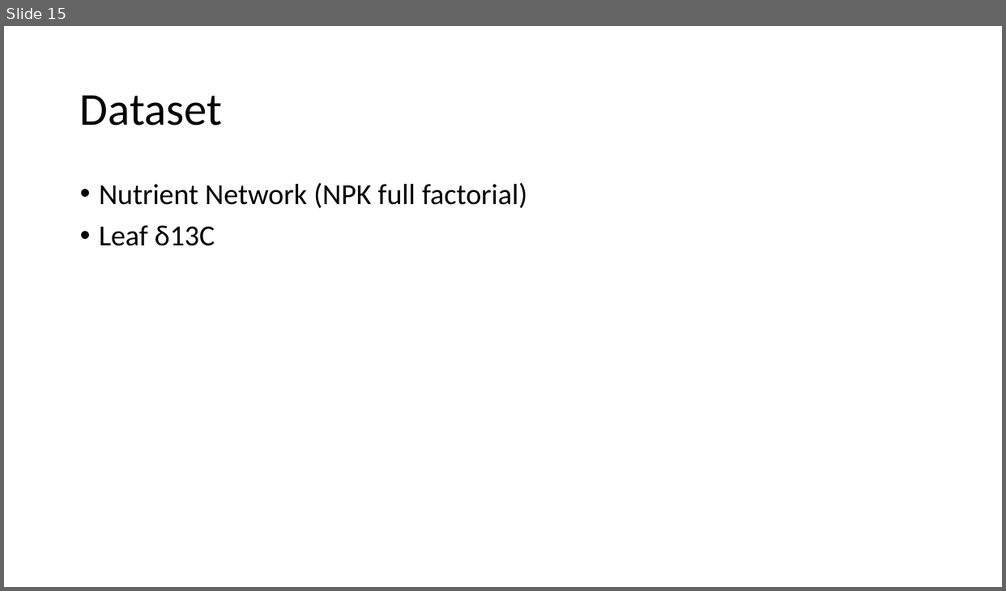
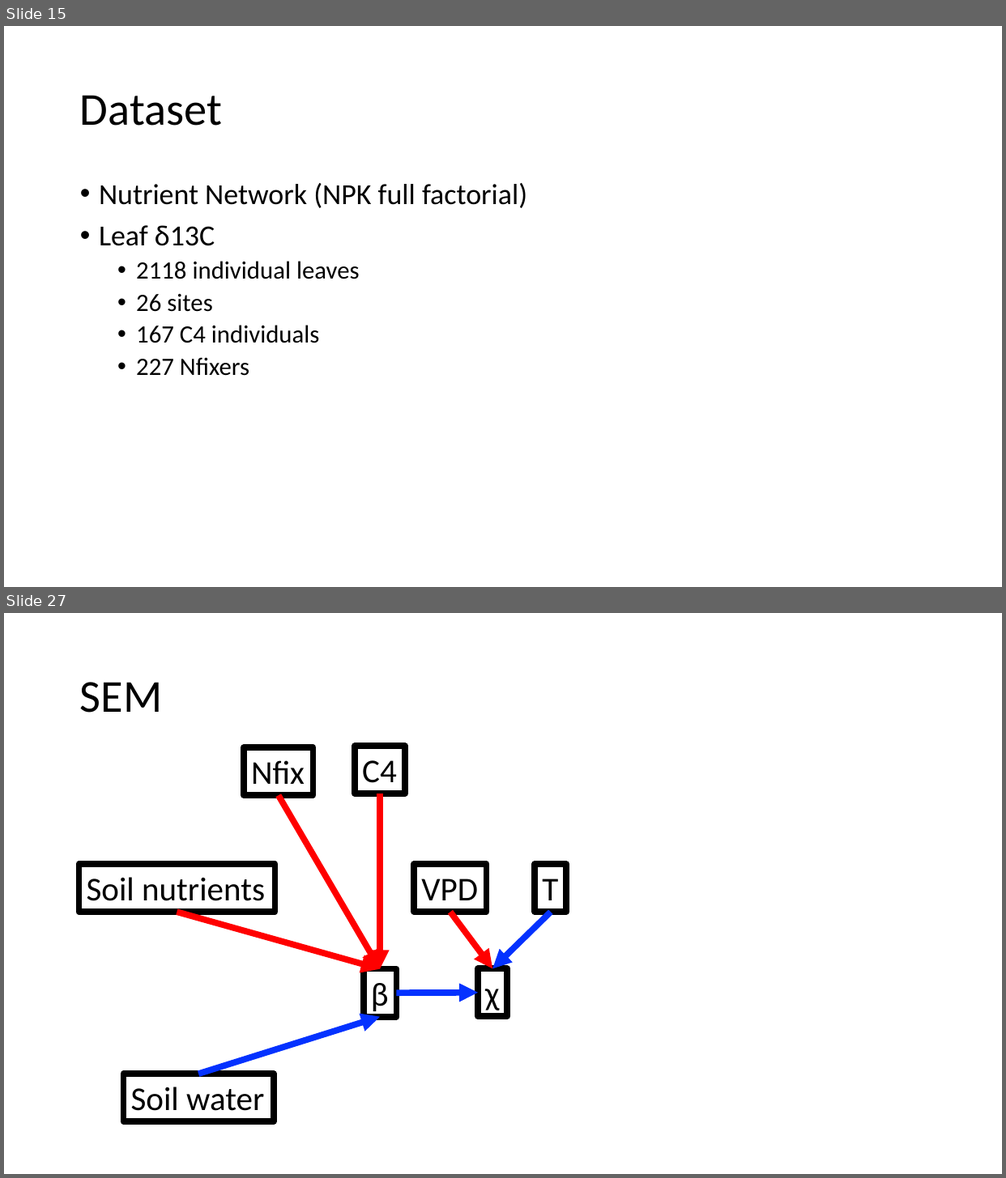
Before and after one commit to efwaring/NutNetPhys, a slide deck: presentations/lab_meeting_03.21.2022.pptx. Shown one above the other, each under a label of ours: slide 15 before the commit, slides 15 and 27 after it; the slides between them are not shown. The pictures are 1006x591 and 1006x1178 pixels, drawn with LibreOffice and Linux fonts; fonts in the diff are those of the drawing. Boxes give left, top, right and bottom in pixels: in the first picture for what was removed or moved away, otherwise in the second. Text is boxed around its words. In the diff, an @@ line names an element or a change of style, - is before the commit and + after.

```diff
--- a/presentations/lab_meeting_03.21.2022.pptx
+++ b/presentations/lab_meeting_03.21.2022.pptx
@@ slide 27 added at bbox=[4, 613, 1002, 1174], background #FFFFFF @@
@@ title added at bbox=[80, 682, 163, 713], 44 pt, text #000000 @@
+SEM
@@ rectangle added at bbox=[244, 747, 313, 796], outline #000000 6 pt, 32 pt, text #000000 @@
+Nfix
@@ rectangle added at bbox=[355, 747, 405, 794], outline #000000 6 pt, 32 pt, text #000000 @@
+C4
@@ arrow added from (279, 796) to (380, 969), #FF0000 6 pt @@
@@ arrow added from (380, 794) to (380, 969), #FF0000 6 pt @@
@@ rectangle added at bbox=[79, 865, 275, 913], outline #000000 6 pt, 32 pt, text #000000 @@
+Soil nutrients
@@ rectangle added at bbox=[414, 865, 486, 913], outline #000000 6 pt, 32 pt, text #000000 @@
+VPD
@@ rectangle added at bbox=[535, 865, 566, 913], outline #000000 6 pt, 32 pt, text #000000 @@
+T
@@ arrow added from (177, 913) to (380, 969), #FF0000 6 pt @@
@@ arrow added from (450, 913) to (493, 969), #FF0000 6 pt @@
@@ arrow added from (551, 913) to (493, 969), #0432FF 6 pt @@
@@ rectangle added at bbox=[364, 969, 396, 1017], outline #000000 6 pt, 32 pt, text #000000 @@
+β
@@ rectangle added at bbox=[478, 969, 507, 1016], outline #000000 6 pt, 32 pt, text #000000 @@
+χ
@@ arrow added from (396, 994) to (478, 993), #0432FF 6 pt @@
@@ arrow added from (198, 1074) to (380, 1017), #0432FF 6 pt @@
@@ rectangle added at bbox=[124, 1074, 275, 1122], outline #000000 6 pt, 32 pt, text #000000 @@
+Soil water
@@ slide 15 changed as well @@
@@ text at bbox=[136, 261, 360, 376]: paragraphs added @@
+  • 2118 individual leaves
+  • 26 sites
+  • 167 C4 individuals
+  • 227 Nfixers
```
Also in this commit, not shown: 12 other slides added, 1 other file.
